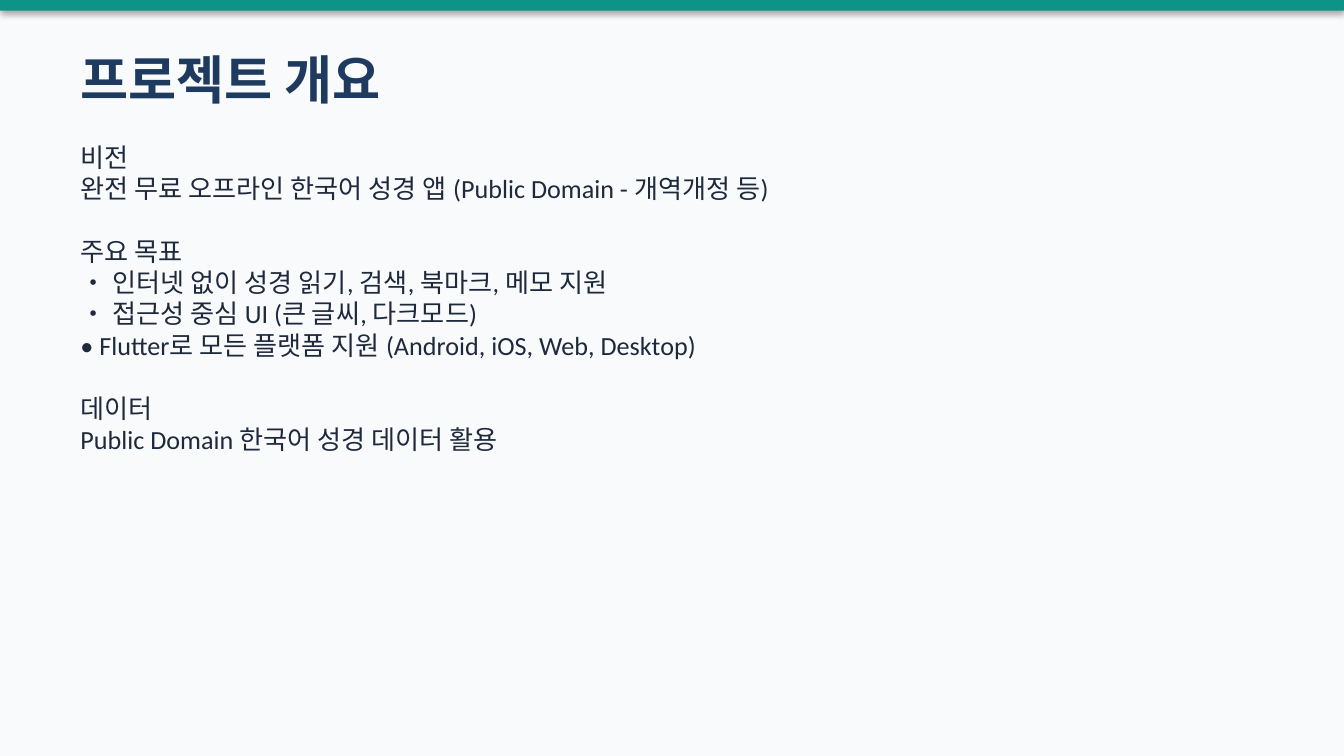
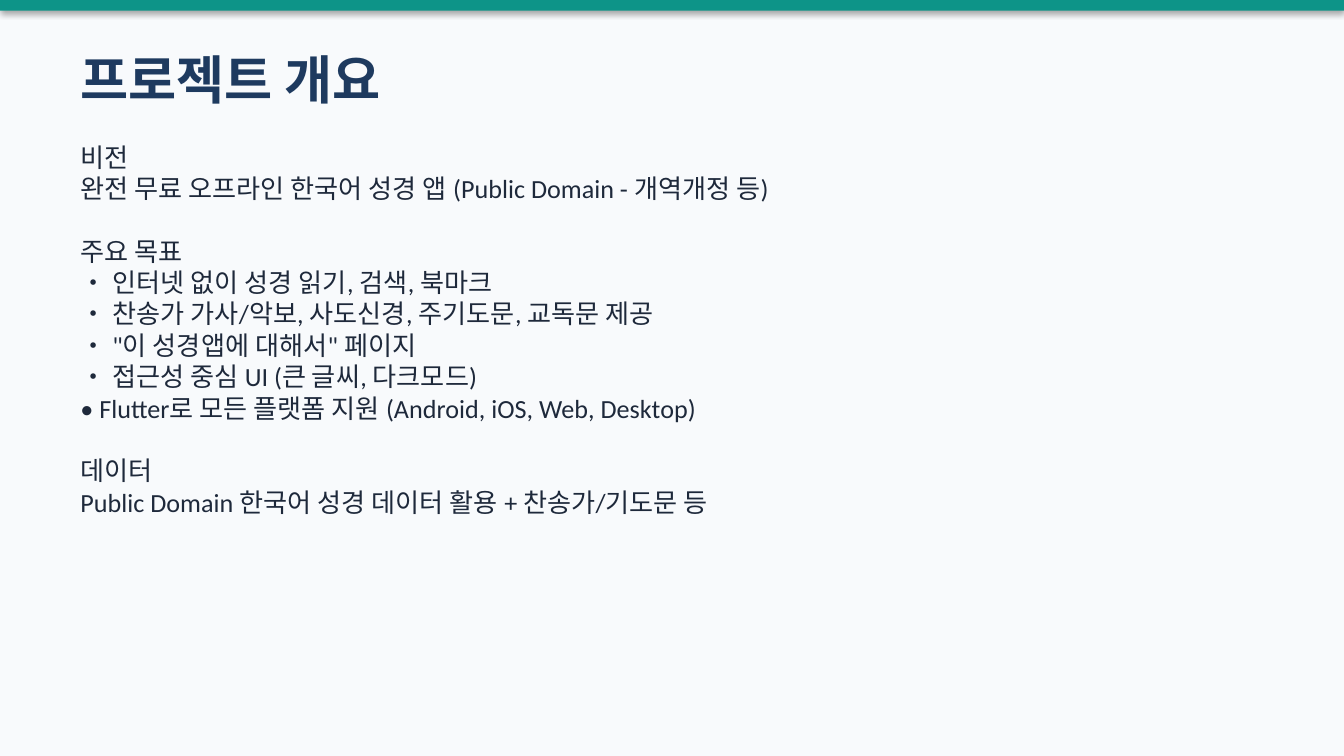
Before and after one commit to bcspl/korean-bible-app, a slide deck: slide 2 of docs/roadmap-pptx/Korean_Bible_App_Roadmap_및_작업제안_2026-06-27.pptx. Drawn at 1344x756 pixels with LibreOffice and Linux fonts; fonts in the diff are those of the drawing. Boxes give left, top, right and bottom in pixels: in the first picture for what was removed or moved away, otherwise in the second. Text is boxed around its words. In the diff, an @@ line names an element or a change of style, - is before the commit and + after.

Commit message:
docs: 프로젝트 범위 업데이트 - 메모 기능 삭제, 찬송가 가사 및 악보 / 사도신경 / 주기도문 / 교독문 / 이 성경앱에 대해서 추가. Phase 3~5 상세 태스크 세분화 (한글 행동형 <1d/<1w). roadmap-pptx skill 재실행 + dated PPTX 아카이브 (2026-06-27)

```diff
--- a/docs/roadmap-pptx/Korean_Bible_App_Roadmap_및_작업제안_2026-06-27.pptx
+++ b/docs/roadmap-pptx/Korean_Bible_App_Roadmap_및_작업제안_2026-06-27.pptx
@@ text at [80, 145, 768, 514]: text changed @@
-비전
-완전 무료 오프라인 한국어 성경 앱 (Public Domain - 개역개정 등)
-주요 목표
-• 인터넷 없이 성경 읽기, 검색, 북마크, 메모 지원
-• 접근성 중심 UI (큰 글씨, 다크모드)
-• Flutter로 모든 플랫폼 지원 (Android, iOS, Web, Desktop)
-데이터
-Public Domain 한국어 성경 데이터 활용
+비전
+완전 무료 오프라인 한국어 성경 앱 (Public Domain - 개역개정 등)
+주요 목표
+• 인터넷 없이 성경 읽기, 검색, 북마크
+• 찬송가 가사/악보, 사도신경, 주기도문, 교독문 제공
+• "이 성경앱에 대해서" 페이지
+• 접근성 중심 UI (큰 글씨, 다크모드)
+• Flutter로 모든 플랫폼 지원 (Android, iOS, Web, Desktop)
+데이터
+Public Domain 한국어 성경 데이터 활용 + 찬송가/기도문 등
```
Also in this commit, not shown: 3 other slides changed, 3 other files.
